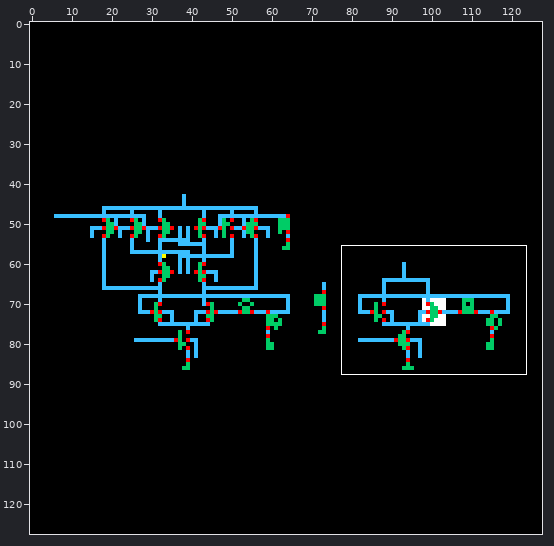
File history of a sprite sheet, ADC/compfirstpass/schematic/thumbnail_128x128.png. Above: a wide view before the commit, with the close-up outlined.
Close-up. Before:
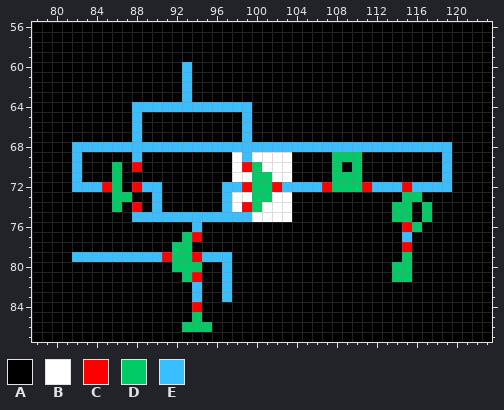
The file is 128x128 pixels. Shown: x 78..123, y 56..87. The commit also changed other parts of the picture, which this record leaves out.
Palette (. is transparent): A #000000  B #ffffff  C #ff0000  D #00cc66  E #39bfff
Once edited:
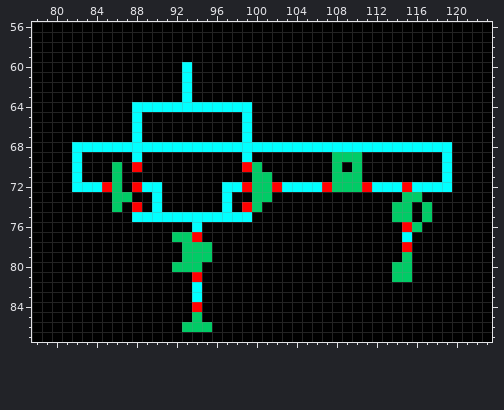
Difference:
colour E: #39bfff -> #00ffff
Changed rows in their new state; - is a pixel that keeps its letter.
first column x 82:
69 ----------------A-AAAA
70 ----------------A--AAA
71 ----------------AA--AA
73 ----------------AA--AA
74 ----------------A--AAA
75 ------------------AAAA
77 ----------D-----------
78 ----------A-DD--------
79 AAAAAAAAAAA-DDAA------
80 ---------------A------
81 -----------A---A------
82 ---------------A------
83 ---------------A------
Pixel boxes of the changes (left, top, right, bottom) in both close-ups:
changed: (72, 62, 452, 302)
